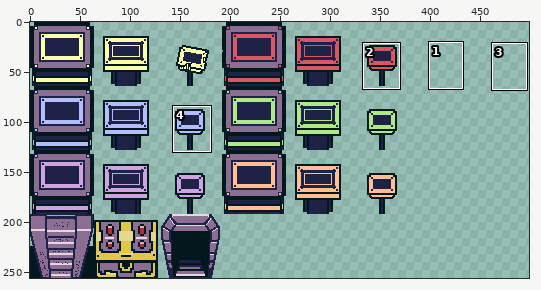
Two states of a sprite sheet, zamburgers/assets/images/tile-pholders.png. The first picture is a wide view before the edit; the outline marks the close-up.
Close-up. Before:
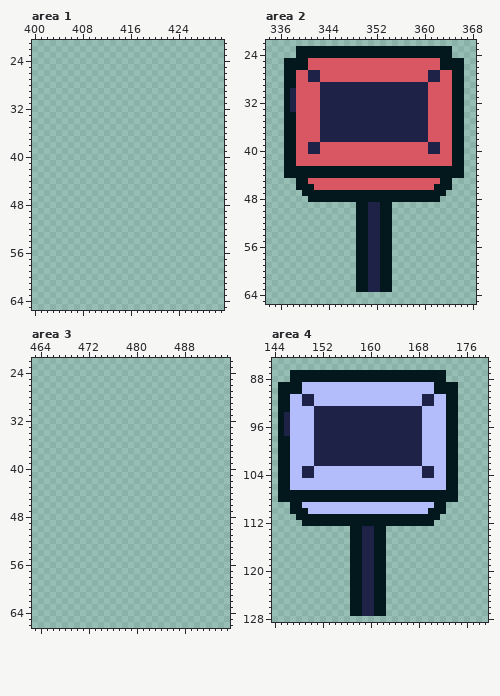
The file is 512x256 pixels. Shown: area 1: x 400..431, y 21..65; area 2: x 334..368, y 22..65; area 3: x 463..495, y 22..66; area 4: x 144..179, y 85..128. The wide view leaves out empty margins. The commit also changed other parts of the picture, which this record leaves out.
The result:
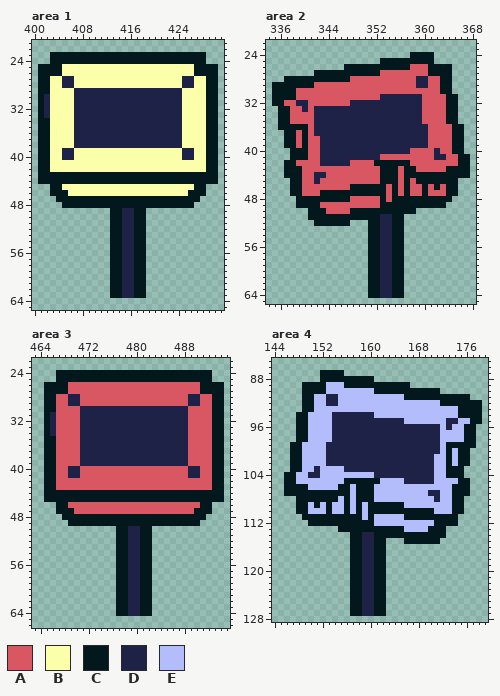
Palette (. is transparent): A #d95763  B #fcffaa  C #03181c  D #1e2247  E #b3bdfb
From old to new:
Area 1:
y 23..24: x 403..428 .......................... -> CCCCCCCCCCCCCCCCCCCCCCCCCC
y 25..26: x 401..430 .............................. -> CCCCBBBBBBBBBBBBBBBBBBBBBBCCCC
y 27..28: x 401..430 .............................. -> CCBBDDBBBBBBBBBBBBBBBBBBDDBBCC
y 29: x 401..430 .............................. -> CCBBBBDDDDDDDDDDDDDDDDDDBBBBCC
y 30..33: x 401..430 .............................. -> CDBBBBDDDDDDDDDDDDDDDDDDBBBBCC
y 34..38: x 401..430 .............................. -> CCBBBBDDDDDDDDDDDDDDDDDDBBBBCC
y 39..40: x 401..430 .............................. -> CCBBDDBBBBBBBBBBBBBBBBBBDDBBCC
y 41..42: x 401..430 .............................. -> CCBBBBBBBBBBBBBBBBBBBBBBBBBBCC
y 43..44: x 401..430 .............................. -> CCCCCCCCCCCCCCCCCCCCCCCCCCCCCC
y 45: x 403..428 .......................... -> CCBBBBBBBBBBBBBBBBBBBBBBCC
y 46: x 403..428 .......................... -> CCCBBBBBBBBBBBBBBBBBBBBCCC
y 47: x 404..427 ........................ -> CCCCCCCCCCCCCCCCCCCCCCCC
y 48: x 405..426 ...................... -> CCCCCCCCCCCCCCCCCCCCCC
y 49..63: x 413..418 ...... -> CCDDCC
Area 2:
y 23: x 339..364 CCCCCCCCCCCCCCCCCCCCCCCCCC -> ..........................
y 24: x 339..357 CCCCCCCCCCCCCCCCCCC -> ...................; x 362..364 CCC -> ...
y 25: x 337..366 CCCCAAAAAAAAAAAAAAAAAAAAAACCCC -> ................CCCCCCCCC.....
y 26: x 337..357 CCCCAAAAAAAAAAAAAAAAA -> ..........CCCCCCCCCCC; x 361..362 AA -> CC; x 365..366 CC -> ..
y 27: x 337..352 CCAADDAAAAAAAAAA -> .....CCCCCCCCCCC; x 361..366 DDAACC -> CCCC..
y 28: x 339..347 AADDAAAAA -> CCCCCCCCC; x 359..366 AADDAACC -> DDAACC..
y 29: x 335..336 .. -> CC; x 339..341 AAA -> CCC; x 343..358 DDDDDDDDDDDDDDDD -> AAAAAAAAAAAAAAAA; x 363..366 AACC -> CC..
y 30: x 335..336 .. -> CC; x 338 D -> C; x 343..360 DDDDDDDDDDDDDDDDDD -> AAAAAAAAAAAAAAAAAA; x 363..366 AACC -> CC..
y 31: x 335..336 .. -> CC; x 338 D -> C; x 343..352 DDDDDDDDDD -> AAAAAAAAAA; x 360 D -> A; x 364 A -> C; x 366 C -> .
y 32: x 335..340 ..CDAA -> CCAADD; x 343..347 DDDDD -> AAAAA; x 360 D -> A; x 364 A -> C; x 366 C -> .
y 33: x 336 . -> C; x 338 D -> A; x 340 A -> D; x 342 A -> D; x 360 D -> A; x 364 A -> C; x 366 C -> .
y 34..35: x 336 . -> C; x 338 C -> A; x 342 A -> D; x 360 D -> A; x 364 A -> C; x 366 C -> .
y 36: x 336 . -> C; x 339..340 AA -> CC; x 342 A -> D
y 37: x 340 A -> C; x 342 A -> D
y 38: x 340 A -> C
y 39: x 340..362 ADDAAAAAAAAAAAAAAAAAADD -> CAADDDDDDDDDDDDDDDDDDAA
y 40: x 337 C -> .; x 339..357 AADDAAAAAAAAAAAAAAA -> CCAADDDDDDDDDDDDDDD; x 361 D -> A
y 41: x 337 C -> .; x 339..340 AA -> CC; x 343..352 AAAAAAAAAA -> DDDDDDDDDD; x 362..363 AA -> DD; x 365 C -> A; x 367 . -> C
y 42: x 343..347 AAAAA -> DDDDD; x 352..357 AAAAAA -> CCCCCC; x 365 C -> A; x 367 . -> C
y 43: x 340..352 CCCCCCCCCCCCC -> AAAAAAAAAAAAA; x 356 C -> A; x 359..363 CCCCC -> AAAAA; x 367 . -> C
y 44: x 340..352 CCCCCCCCCCCCC -> AADDAAAAAAAAA; x 356 C -> A; x 367 . -> C
y 45: x 338 . -> C; x 340 C -> A; x 342 A -> D; x 353..355 AAA -> CCC; x 357 A -> C; x 359..362 AAAA -> CCCC; x 365 . -> C
y 46: x 338 . -> C; x 340..341 CC -> AA; x 348..353 AAAAAA -> CCCCCC; x 355 A -> C; x 357 A -> C; x 360 A -> C; x 363 C -> A; x 365 . -> C
y 47: x 338..342 ..CCC -> CCAAA; x 354 C -> A; x 356 C -> A; x 358..359 CC -> AA; x 361..365 CCC.. -> AAACC
y 48: x 339..340 .. -> CC; x 348..352 CCCCC -> AAAAA; x 354 C -> A; x 363..364 .. -> CC
y 49: x 339..352 ..........CCDD -> CCCCAAAAAAAAAA; x 355..363 ......... -> CCCCCCCCC
y 50: x 341..348 ........ -> CCCAAAAC; x 351..352 DD -> CC; x 355..358 .... -> CCCC
y 51: x 341..348 ........ -> CCCCCCCC; x 351..356 DDCC.. -> CCDDCC
y 52: x 342..347 ...... -> CCCCCC; x 349..356 CCDDCC.. -> ..CCDDCC
y 53..63: x 349..356 CCDDCC.. -> ..CCDDCC
y 64: x 351..356 ...... -> CCDDCC
Area 3:
y 24..25: x 467..492 .......................... -> CCCCCCCCCCCCCCCCCCCCCCCCCC
y 26..27: x 465..494 .............................. -> CCCCAAAAAAAAAAAAAAAAAAAAAACCCC
y 28..29: x 465..494 .............................. -> CCAADDAAAAAAAAAAAAAAAAAADDAACC
y 30: x 465..494 .............................. -> CCAAAADDDDDDDDDDDDDDDDDDAAAACC
y 31..34: x 465..494 .............................. -> CDAAAADDDDDDDDDDDDDDDDDDAAAACC
y 35..39: x 465..494 .............................. -> CCAAAADDDDDDDDDDDDDDDDDDAAAACC
y 40..41: x 465..494 .............................. -> CCAADDAAAAAAAAAAAAAAAAAADDAACC
y 42..43: x 465..494 .............................. -> CCAAAAAAAAAAAAAAAAAAAAAAAAAACC
y 44..45: x 465..494 .............................. -> CCCCCCCCCCCCCCCCCCCCCCCCCCCCCC
y 46: x 467..492 .......................... -> CCAAAAAAAAAAAAAAAAAAAAAACC
y 47: x 467..492 .......................... -> CCCAAAAAAAAAAAAAAAAAAAACCC
y 48: x 468..491 ........................ -> CCCCCCCCCCCCCCCCCCCCCCCC
y 49: x 469..490 ...................... -> CCCCCCCCCCCCCCCCCCCCCC
y 50..64: x 477..482 ...... -> CCDDCC
Area 4:
y 87: x 147..151 CCCCC -> .....; x 156..172 CCCCCCCCCCCCCCCCC -> .................
y 88: x 147..151 CCCCC -> .....; x 161..172 CCCCCCCCCCCC -> ............
y 89: x 145..152 CCCCEEEE -> ....CCCC; x 156..174 EEEEEEEEEEEEEEECCCC -> CCCCCCCCCCC........
y 90: x 145..152 CCCCEEEE -> ....CCCC; x 161..170 EEEEEEEEEE -> CCCCCCCCCC; x 172..174 CCC -> ...
y 91: x 145..150 CCEEDD -> ....CC; x 153..154 EE -> DD; x 166..172 EEEDDEE -> CCCCCCC; x 175..176 .. -> CC
y 92: x 145..150 CCEEDD -> ....CC; x 153..154 EE -> DD; x 169..170 DD -> EE; x 172 E -> C; x 175..178 .... -> CCCC
y 93: x 145..168 CCEEEEDDDDDDDDDDDDDDDDDD -> ....CCEEEEEEEEEEEEEEEEEE; x 173..178 CC.... -> EECCCC
y 94: x 145..149 CDEEE -> ...CC; x 151..153 DDD -> EEE; x 161..168 DDDDDDDD -> EEEEEEEE; x 173..178 CC.... -> EECCCC
y 95: x 145..149 CDEEE -> ...CC; x 151..153 DDD -> EEE; x 166..168 DDD -> EEE; x 173..178 CC.... -> DDEECC
y 96: x 145..149 CDEEE -> ...CC; x 151..153 DDD -> EEE; x 169..171 EEE -> DDD; x 173..177 CC... -> DEECC
y 97: x 145..149 CDEEE -> ...CC; x 151..153 DDD -> EEE; x 169..171 EEE -> DDD; x 173..177 CC... -> EEECC
y 98: x 145..149 CCEEE -> ...CC; x 151..153 DDD -> EEE; x 169..171 EEE -> DDD; x 173..177 CC... -> EEECC
y 99: x 145..148 CCEE -> ..CC; x 151..152 DD -> EE; x 169..171 EEE -> DDD; x 175..177 ... -> CCC
y 100: x 145..148 CCEE -> ..CC; x 151..152 DD -> EE; x 169..171 EEE -> DDD; x 174..176 C.. -> ECC
y 101..102: x 145..148 CCEE -> ..CC; x 151..152 DD -> EE; x 169..170 EE -> DD; x 174..176 C.. -> ECC
y 103: x 145..151 CCEEDDE -> ..CCEED; x 156..168 EEEEEEEEEEEEE -> DDDDDDDDDDDDD; x 175 . -> C
y 104: x 145 C -> .; x 147 E -> C; x 149 D -> E; x 151 E -> D; x 161..168 EEEEEEEE -> DDDDDDDD; x 175 . -> C
y 105: x 145 C -> .; x 147 E -> C; x 156..161 EEEEEE -> CCCCCC; x 166..170 EEEEE -> DDDDD; x 173..176 CC.. -> EECC
y 106: x 145 C -> .; x 147..149 EEE -> CCC; x 155..156 EE -> CC; x 158..160 EEE -> CCC; x 173 C -> E; x 175..176 .. -> CC
y 107: x 145 C -> .; x 157 C -> E; x 161..173 CCCCCCCCCCCCC -> EEEEEEEEEDDEE; x 175..176 .. -> CC
y 108: x 145..147 CCC -> ...; x 155 C -> E; x 157 C -> E; x 161..173 CCCCCCCCCCCCC -> EEEEEEEEEEDEE; x 175 . -> C
y 109: x 147 C -> .; x 149 E -> C; x 151 E -> C; x 153 E -> C; x 156 E -> C; x 158 E -> C; x 160..165 EEEEEE -> CCCCCC; x 171..175 CC... -> EEECC
y 110: x 147 C -> .; x 153 E -> C; x 156 E -> C; x 158 E -> C; x 160..169 EEEEEEEEEE -> CCCCCCCCCC; x 171..175 CC... -> EEECC
y 111: x 148 C -> .; x 159 C -> E; x 161..165 CCCCC -> EEEEE; x 172..174 ... -> CCC
y 112: x 149 C -> .; x 161..174 CCCCCCCCCC.... -> EEEEEEEEEECCCC
y 113: x 155..156 .. -> CC; x 159..160 DD -> CC; x 163..172 .......... -> CCCEEEECCC
y 114: x 163..172 .......... -> CCCCCCCCCC
y 115: x 166..171 ...... -> CCCCCC
